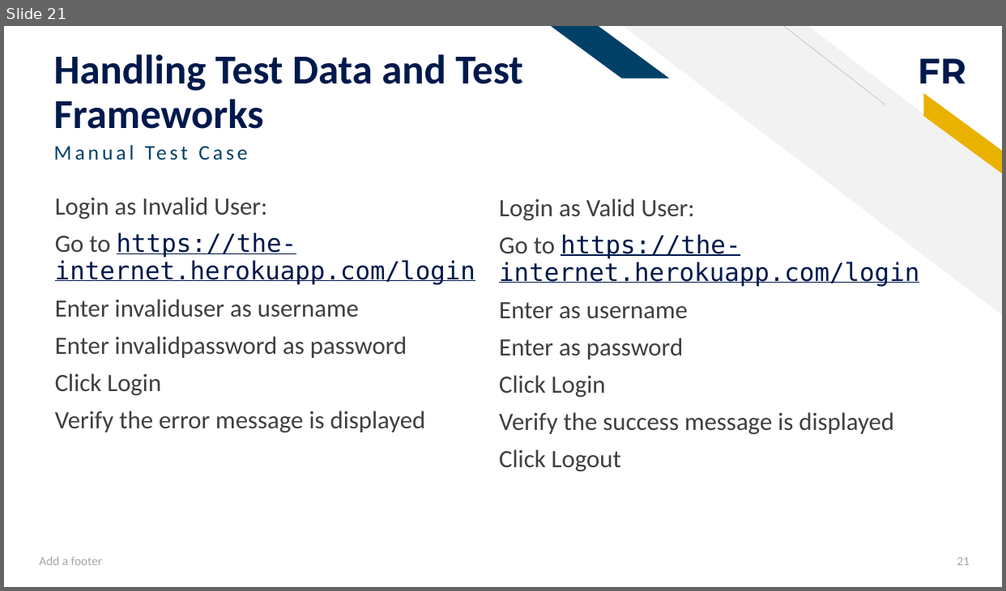
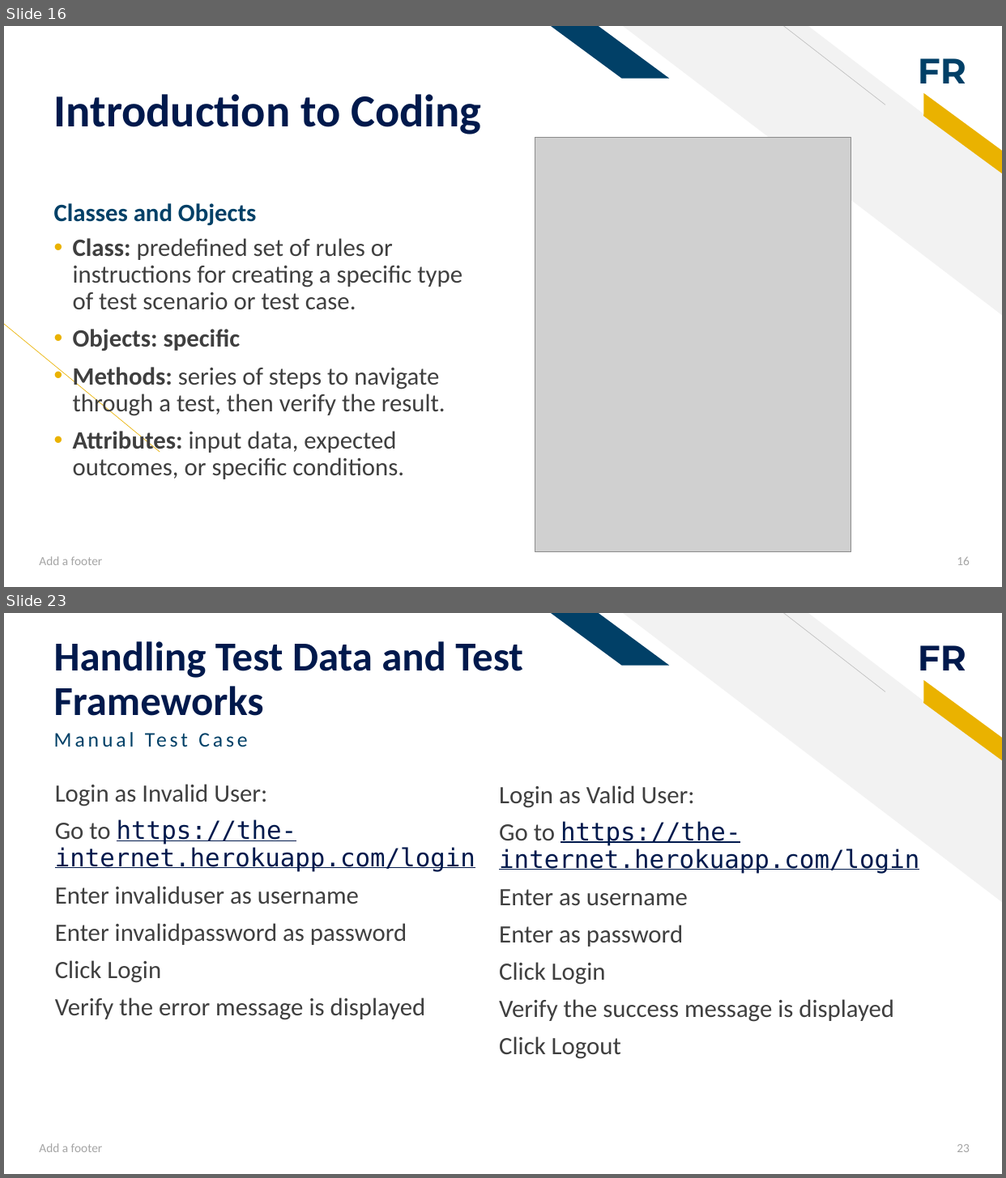
Before and after one commit to ivymorenomt/TestConferenceGuild, a slide deck: docs/From Manual to Automation.pptx. Shown one above the other, each under a label of ours: slide 21 before the commit, slides 16 and 23 after it; the slides between them are not shown. The pictures are 1006x591 and 1006x1178 pixels, drawn with LibreOffice and Linux fonts; fonts in the diff are those of the drawing; grey boxes stand for pictures. Boxes give left, top, right and bottom in pixels: in the first picture for what was removed or moved away, otherwise in the second. Text is boxed around its words. In the diff, an @@ line names an element or a change of style, - is before the commit and + after.

```diff
--- a/docs/From Manual to Automation.pptx
+++ b/docs/From Manual to Automation.pptx
@@ slide 16 added at box(4, 26, 1002, 587), background #FFFFFF; not listed: 4 template elements that a slide beside it also shows @@
@@ text added at box(918, 58, 966, 84), 34 pt, text #014067, bold @@
+FR
@@ title added at box(54, 94, 481, 135), 44 pt, text #00194C, bold @@
+Introduction to Coding
@@ picture added at box(535, 137, 851, 552) @@
@@ text added at box(54, 203, 257, 226), 24 pt, text #014067, bold @@
+Classes and Objects
@@ text added at box(73, 238, 462, 480), 24 pt, text #3F3F3F @@
+• Class: predefined set of rules or instructions for creating a specific type of test scenario or test case.
+• Objects: specific
+• Methods: series of steps to navigate through a test, then verify the result.
+• Attributes: input data, expected outcomes, or specific conditions.
@@ line added from (160, 452) to (4, 323), #EAB200 0.5 pt @@
@@ text added at box(39, 557, 103, 565), 12 pt, text #A5A5A5 @@
+Add a footer
@@ page number added at box(957, 557, 970, 565), 12 pt, text #A5A5A5 @@
+16
@@ what was slide 21 is now slide 23 @@
@@ page number at box(957, 1144, 970, 1152): text changed @@
-21
+23
```
Also in this commit, not shown: 15 slides changed, 9 other slides added, 2 slides removed, 4 other files.
